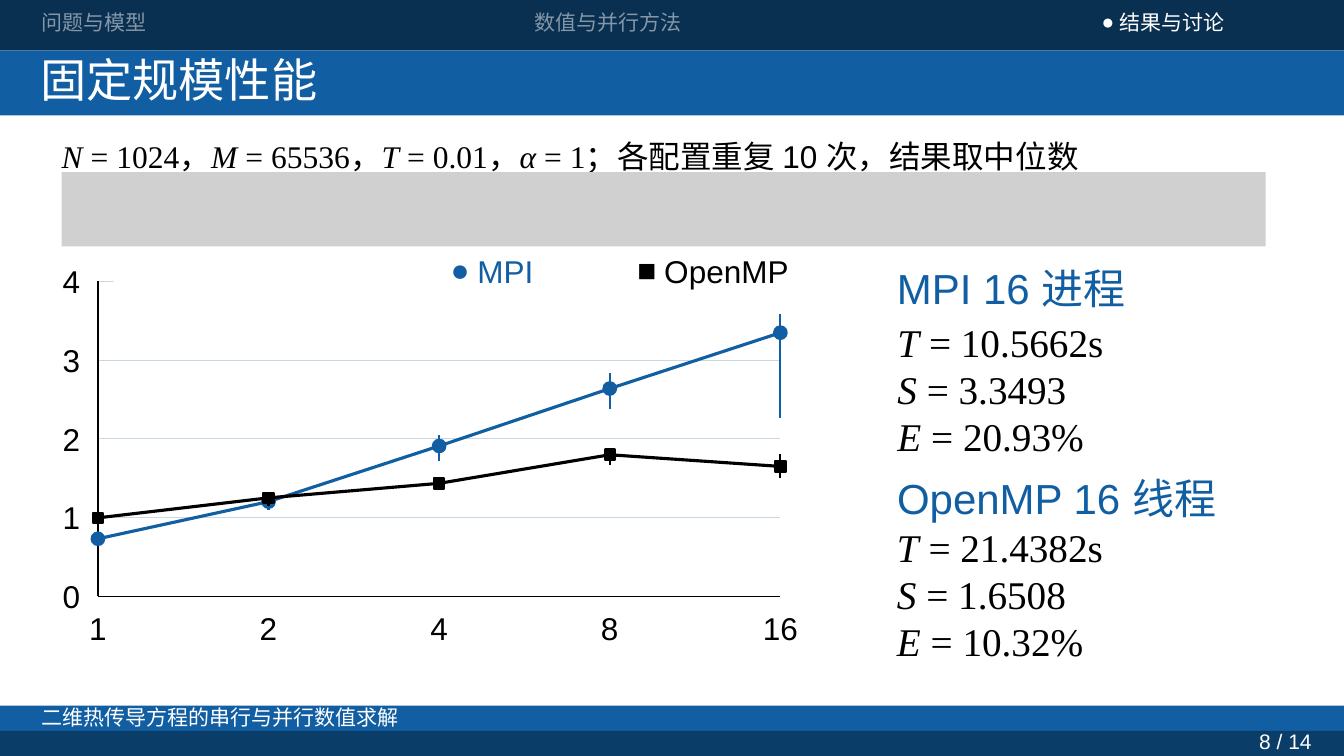
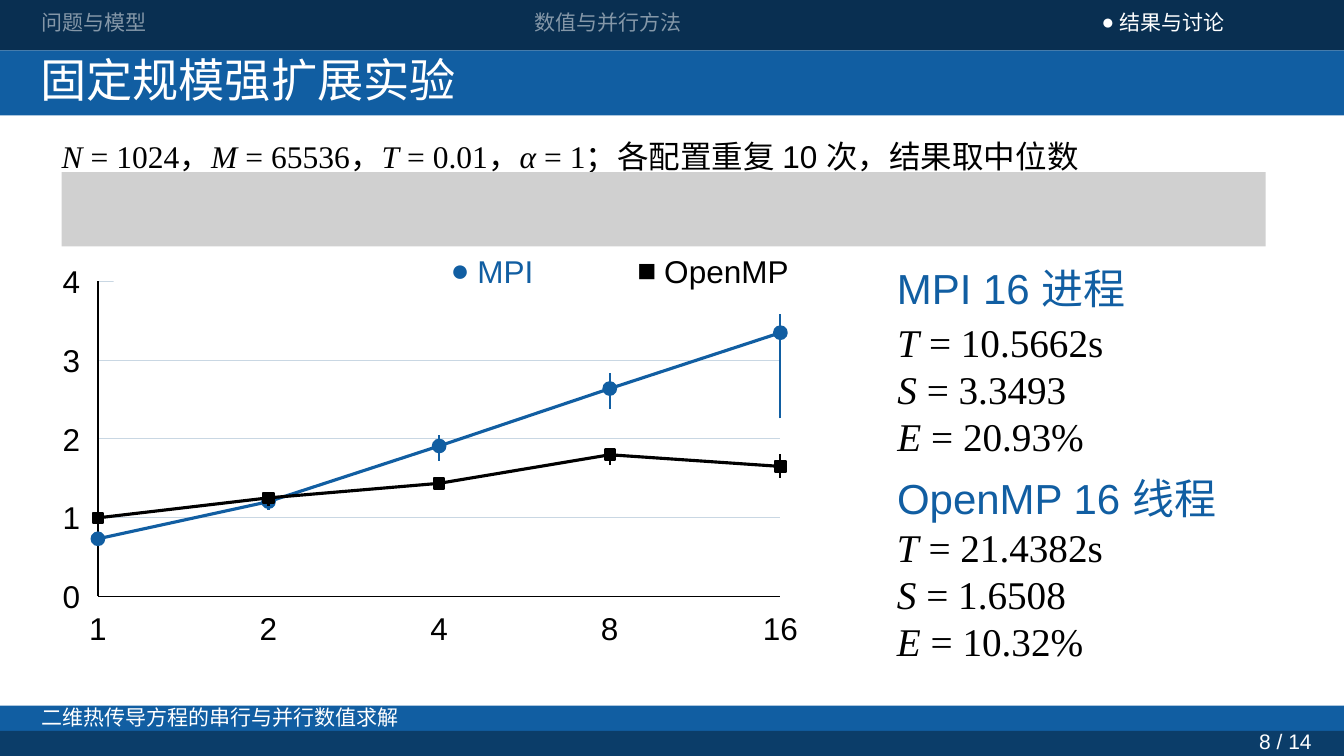
Before and after one commit to JunQianNuo/parallel-heat-solver, a slide deck: slide 8 of report/presentation/current/presentation-v5-wps.pptx. Drawn at 1344x756 pixels with LibreOffice and Linux fonts; fonts in the diff are those of the drawing; grey boxes stand for pictures. Boxes give left, top, right and bottom in pixels: in the first picture for what was removed or moved away, otherwise in the second. Text is boxed around its words. In the diff, an @@ line names an element or a change of style, - is before the commit and + after.

```diff
--- a/report/presentation/current/presentation-v5-wps.pptx
+++ b/report/presentation/current/presentation-v5-wps.pptx
@@ text at [40,50,456,101]: text changed @@
-固定规模性能
+固定规模强扩展实验
```
Also in this commit, not shown: 8 other slides changed, 1 slide added, 23 other files.
